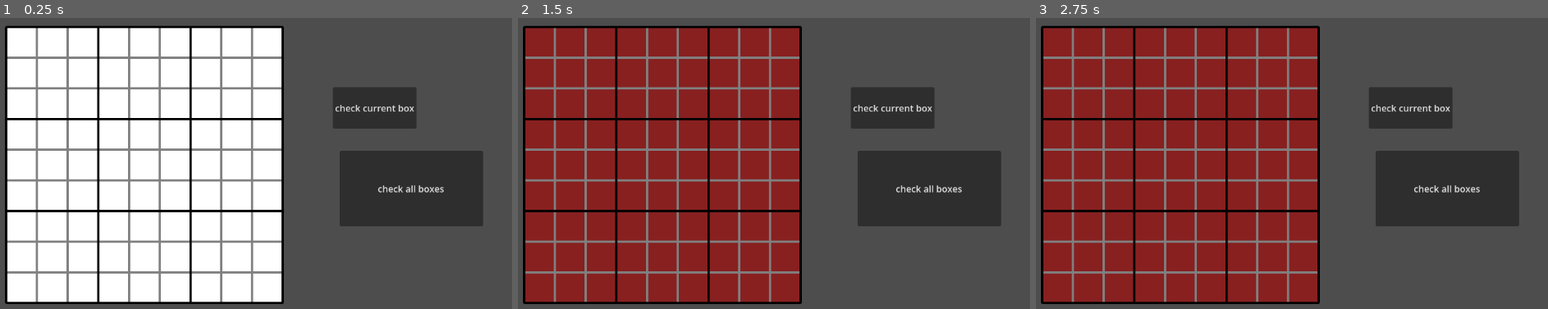
Above: before the commit, frames 1-3 (left to right).
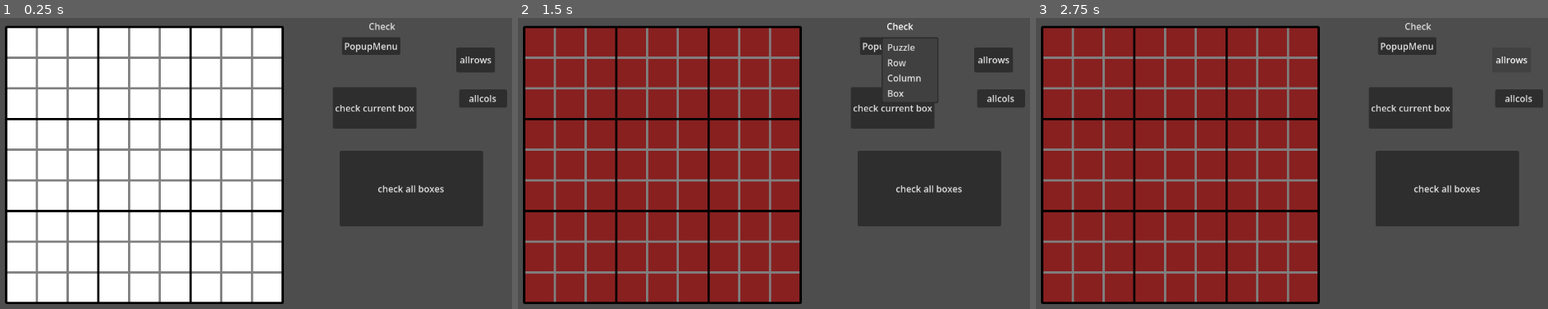
Above: after the commit, the same moments.

Repository: Convy32/Serengeti-Sudoku
Game: Godot game, scene res://game.tscn
Same seed, same stepped clock (60 frames per second), same inputs: the game is played once before the commit and once after it.
Inputs (mouse positions are in pixels of both pictures, inside the frame that each line leads up to):
- Up to frame 1 (0.25 s): no input
- Up to frame 2 (1.5 s): click "check all boxes" at 0.5 s; click (902, 26) at 1.25 s, where only the run after the commit has a clickable "Check"
- Up to frame 3 (2.75 s): click (1512, 58) at 2 s, where only the run after the commit has a clickable "allrows"

The runs differ from the first frame. In frame 1, 1.8% of the frame differs, in the area x 66-100%, y 1-31%; in frame 2, 1.8%; in frame 3, 1.3%.

Commit message:
Add check all rows and columns functions
Functions to check all rows and functions, next to work on is individual rows the the coordinate system
Plus a few buttons that will be organised into the menu bar

Diff:
--- a/sudoku/game.tscn
+++ b/sudoku/game.tscn
@@ -70,5 +70,61 @@
 offset_bottom = 478.0
 text = "check all boxes"
 
+[node name="MenuBar" type="MenuBar" parent="." unique_id=1693006105]
+layout_mode = 0
+offset_left = 745.0
+offset_top = 145.0
+offset_right = 872.0
+offset_bottom = 185.0
+
+[node name="Button" type="Button" parent="MenuBar" unique_id=206118091]
+visible = false
+layout_mode = 0
+offset_left = 19.0
+offset_top = 24.0
+offset_right = 82.0
+offset_bottom = 65.0
+
+[node name="PopupMenu" type="PopupMenu" parent="MenuBar" unique_id=1638323941]
+oversampling_override = 1.0
+item_count = 1
+item_0/text = "Check all"
+item_0/id = 0
+
+[node name="MenuButton" type="MenuButton" parent="." unique_id=2003038499]
+layout_mode = 0
+offset_left = 783.0
+offset_top = 107.0
+offset_right = 849.0
+offset_bottom = 145.0
+text = "Check"
+item_count = 4
+popup/item_0/text = "Puzzle"
+popup/item_0/id = 0
+popup/item_1/text = "Row"
+popup/item_1/id = 1
+popup/item_2/text = "Column"
+popup/item_2/id = 2
+popup/item_3/text = "Box"
+popup/item_3/id = 3
+
+[node name="Button" type="Button" parent="." unique_id=2140785653]
+layout_mode = 0
+offset_left = 946.0
+offset_top = 163.0
+offset_right = 1014.0
+offset_bottom = 207.0
+text = "allrows"
+
+[node name="Button2" type="Button" parent="." unique_id=1492556243]
+layout_mode = 0
+offset_left = 951.0
+offset_top = 237.0
+offset_right = 1035.0
+offset_bottom = 269.0
+text = "allcols"
+
 [connection signal="pressed" from="CheckCurrentBox" to="." method="_on_check_current_box_pressed"]
 [connection signal="pressed" from="CheckBoxes" to="." method="_on_check_boxes_pressed"]
+[connection signal="pressed" from="Button" to="." method="check_all_rows"]
+[connection signal="pressed" from="Button2" to="." method="check_all_columns"]
--- /dev/null
+++ b/sudoku/globals.gd
@@ -0,0 +1,3 @@
+extends Node
+
+var all_boxes_complete = false
--- a/sudoku/main.gd
+++ b/sudoku/main.gd
@@ -23,13 +23,48 @@
 
 
 func _on_check_boxes_pressed() -> void:
+	Globals.all_boxes_complete = false
 	var complete = 0
-	for i in range(2, 11):
-		if check_spaces($GridContainer.get_child(i).get_children()) == true:
-			complete += 1
+
+	for box in $GridContainer.get_children():
+		if box is GridContainer:
+			if check_spaces(box.get_children()) == false:  #change to true
+					complete += 1
+
 	if complete == 9:
-		print("all complete")
+		Globals.all_boxes_complete = true
+		print(Globals.all_boxes_complete)
+
+
+func check_current_row():
+	pass
 
 
 func _on_check_current_box_pressed() -> void:
 	check_spaces($GridContainer.get_child(2).get_children())
+
+
+func check_all_rows() -> void:
+	for r1 in range(3):
+		for r2 in range(3):
+			var row = []
+			for i in range(3):
+				for j in range(3):
+					print(i+r1*3, " ", j+r2*3)
+					row.append($GridContainer.get_child(i+r1*3+2).get_child(j+r2*3))
+
+			print()
+			print(check_spaces(row))
+
+
+func check_all_columns() -> void:
+	for r1 in range(3):
+		for r2 in range(3):
+			var column = []
+			for i in range(3):
+				for j in range(3):
+					print(i+r1*3, " ", j+r2*3)
+					column.append($GridContainer.get_child(j+r2*3+2).get_child(i+r1*3))
+
+			print()
+			print(check_spaces(column))
--- a/sudoku/project.godot
+++ b/sudoku/project.godot
@@ -15,6 +15,10 @@
 config/features=PackedStringArray("4.6", "Forward Plus")
 config/icon="res://icon.svg"
 
+[autoload]
+
+Globals="*uid://dcttmxko0pns0"
+
 [physics]
 
 3d/physics_engine="Jolt Physics"
Not shown, added: sudoku/globals.gd.uid
